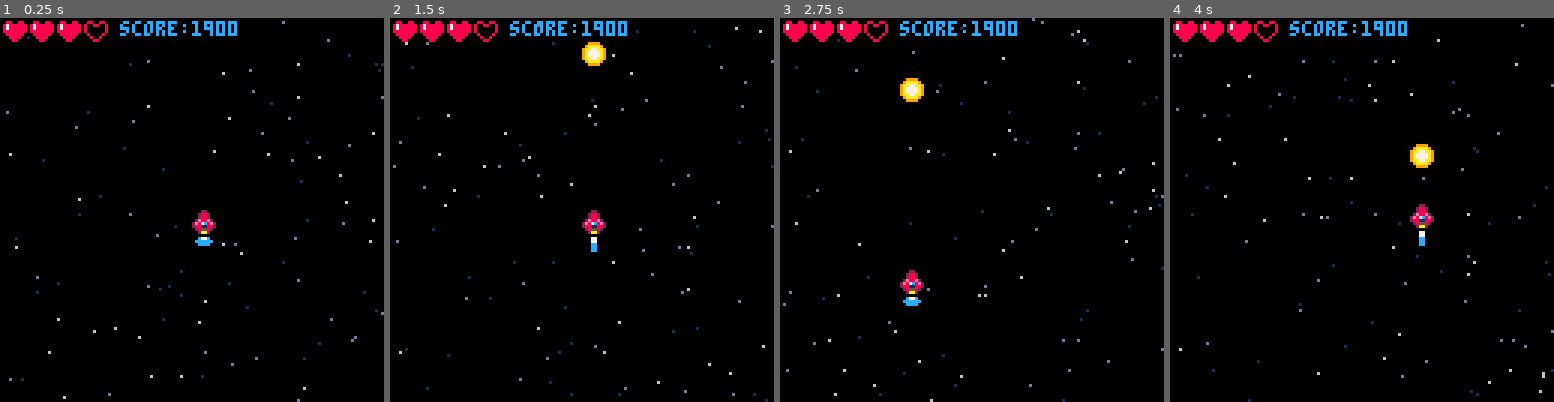
Above: before the commit, frames 1-4 (left to right).
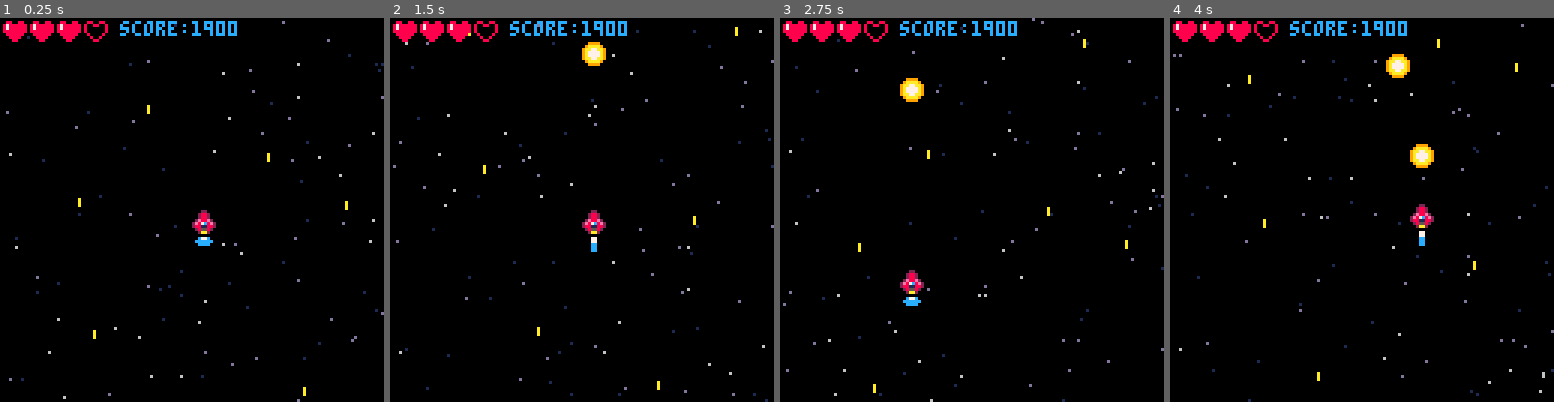
Above: after the commit, the same moments.

Repository: alexlazarovski/pico-8-shmup-tutorial
Game: PICO-8 cartridge shmup.p8
The game is run twice, just before and just after one commit, with the same random seed, the same clock (stepped at 60 frames per second) and the same inputs.
Inputs:
- Up to frame 1 (0.25 s): no input
- Up to frame 2 (1.5 s): tap X (X key) at 1.07 s
- Up to frame 3 (2.75 s): hold Left 1.97-2.37 s; tap X (X key) at 2.07, 2.4, 2.73 s; hold Down from 2.42 s (still down)
- Up to frame 4 (4 s): release Down at 2.82 s; hold Right 2.87-3.53 s; tap X (X key) at 3.07, 3.4, 3.73 s; hold Up from 3.58 s (still down)

The runs differ from the first frame. In frame 1, 0.1% of the frame differs, in the area x 20-91%, y 22-99%; in frame 2, 0.1%; in frame 3, 0.1%; in frame 4, 0.4%, in the area x 20-91%, y 5-95%.

Commit message:
added multiple shots

Diff:
--- a/shmup.p8
+++ b/shmup.p8
@@ -17,6 +17,8 @@
  bulx=64
  buly=-10
 
+ bullets={}
+
  muzzle=0
 
  score=flr(rnd(128))*100
@@ -57,8 +59,10 @@
 	 shipspdy = 2
 	end
 	if (btnp(5)) then
-	 buly=shipy-4
-	 bulx=shipx
+	 bullet={}
+	 bullet.x=shipx
+	 bullet.y=shipy-4
+	 add(bullets, bullet)
 	 sfx(0)
 	 muzzle=6
 	end
@@ -68,7 +72,10 @@
 	shipy = shipy+shipspdy
 
 	--move the bullet
-	buly=buly-4
+	--buly=buly-4
+	for i=1,#bullets do
+	 bullets[i].y-=4
+	end
 
 	--animate flame
 	flamespr=flamespr+1
@@ -105,32 +112,20 @@
  cls(0)
 
  --this draws the background
- starfield()
+ drawstarfield()
 
 	-- this draws the ship
  spr(shipspr,shipx,shipy)
  spr(flamespr,shipx,shipy+8)
 
- --this draws the bullet
- spr(16, bulx, buly)
-
- --this draws the shot muzzle
- if muzzle>0 then
-  circfill(
-   shipx+3, shipy-3,muzzle,7)
-	end
+ drawbullet()
+
+ drawbulletsmuzzle()
 
 	--draw score
 	print("score:"..score,40,1,12)
 
- --draw hearts
- for i=1,4 do
-  if lives>=i then
-   spr(13,i*9-8,1)
-  else
-   spr(12,i*9-8,1)
-  end
- end
+ drawlives()
 
 end
 
@@ -140,7 +135,7 @@
 
 
 -->8
-function starfield()
+function drawstarfield()
  for i=1,#starx do
   local scolor=6
   if stars[i]<1 then
@@ -148,7 +143,16 @@
   elseif stars[i]<1.5 then
    scolor=13
   end
-  pset(starx[i],stary[i],scolor)
+
+  if stars[i]<1.9 then
+   pset(starx[i],stary[i],scolor)
+  else
+   line(
+    starx[i],stary[i],
+    starx[i],stary[i]+2,
+    10)
+  end
+
  end
 end
 
@@ -163,6 +167,29 @@
 	 end
 	 stary[i] = sy
 	end
+end
+
+function drawbullet()
+ for i=1,#bullets do
+  spr(16, bullets[i].x, bullets[i].y)
+ end
+end
+
+function drawbulletsmuzzle()
+ if muzzle>0 then
+  circfill(
+   shipx+3, shipy-3,muzzle,7)
+	end
+end
+
+function drawlives()
+ for i=1,4 do
+  if lives>=i then
+   spr(13,i*9-8,1)
+  else
+   spr(12,i*9-8,1)
+  end
+ end
 end
 __gfx__
 00000000000220000002200000022000000000000000000000000000000000000000000000000000000000000000000008800880088008800000000000000000
